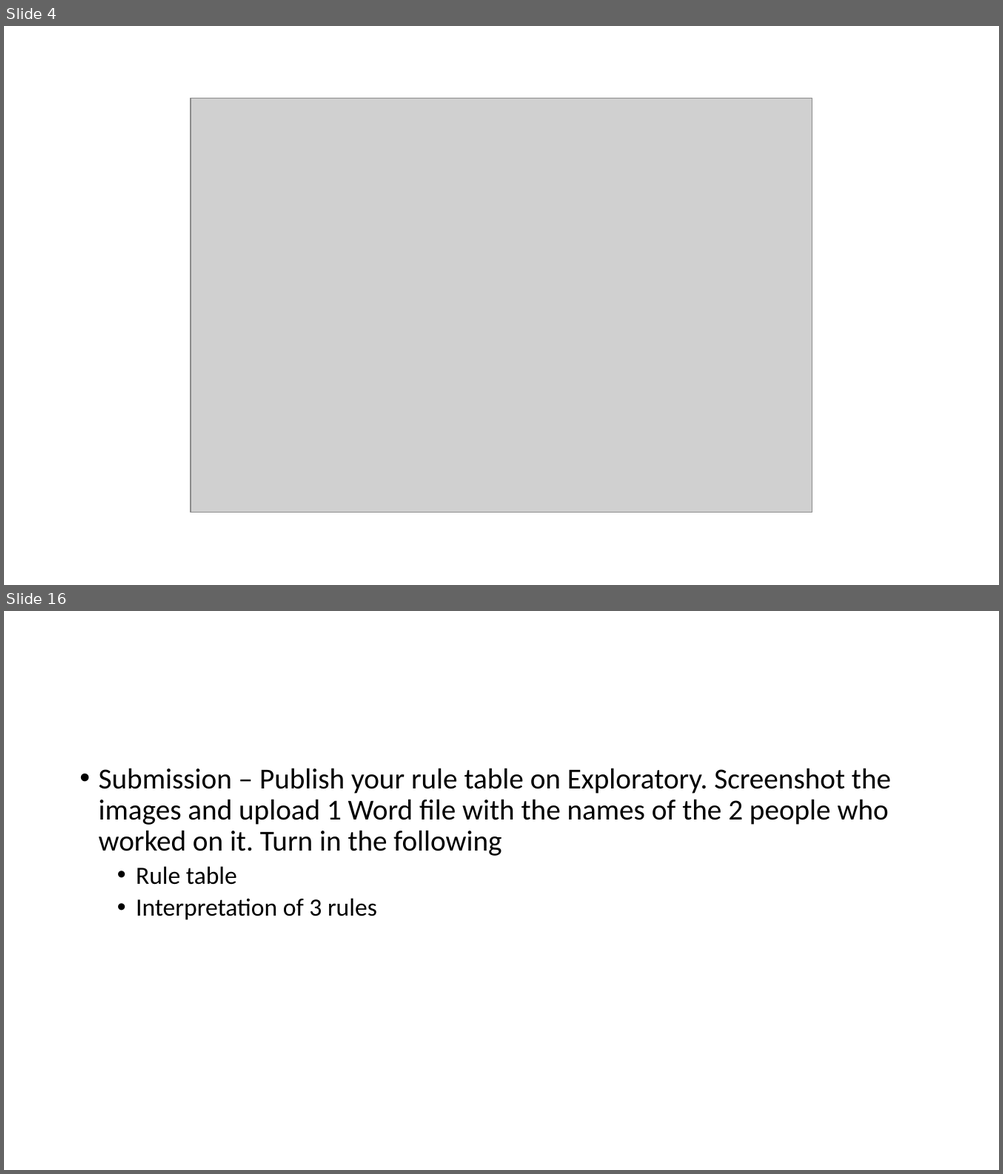
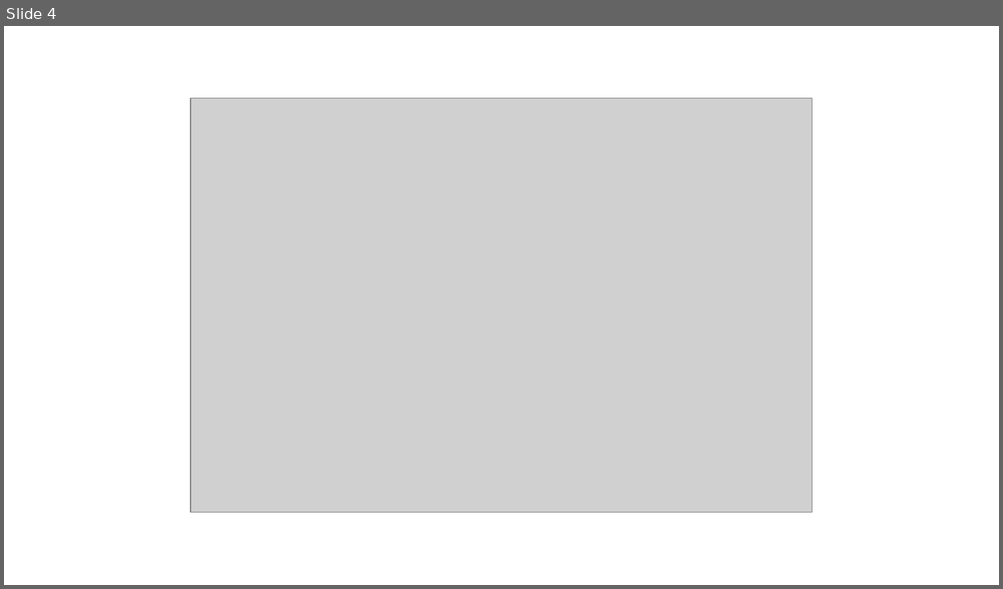
Before and after one commit to carolina-lima-salge/mist4610b, a slide deck: Predictive analytics.pptx. Shown one above the other, each under a label of ours: slides 4 and 16 before the commit, slide 4 after it; the slides between them are not shown. The pictures are 1003x1174 and 1003x589 pixels, drawn with LibreOffice and Linux fonts; fonts in the diff are those of the drawing; grey boxes stand for pictures. Boxes give left, top, right and bottom in pixels: in the first picture for what was removed or moved away, otherwise in the second. Text is boxed around its words. In the diff, an @@ line names an element or a change of style, - is before the commit and + after.

```diff
--- a/Predictive analytics.pptx
+++ b/Predictive analytics.pptx
@@ slide 16 removed at box(4, 611, 999, 1170), background #FFFFFF @@
@@ text removed at box(99, 768, 891, 920) @@
-• Submission – Publish your rule table on Exploratory. Screenshot the images and upload 1 Word file with the names of the 2 people who worked on it. Turn in the following
-  • Rule table
-  • Interpretation of 3 rules
```
Also in this commit, not shown: 11 other slides removed, 1 other file.
